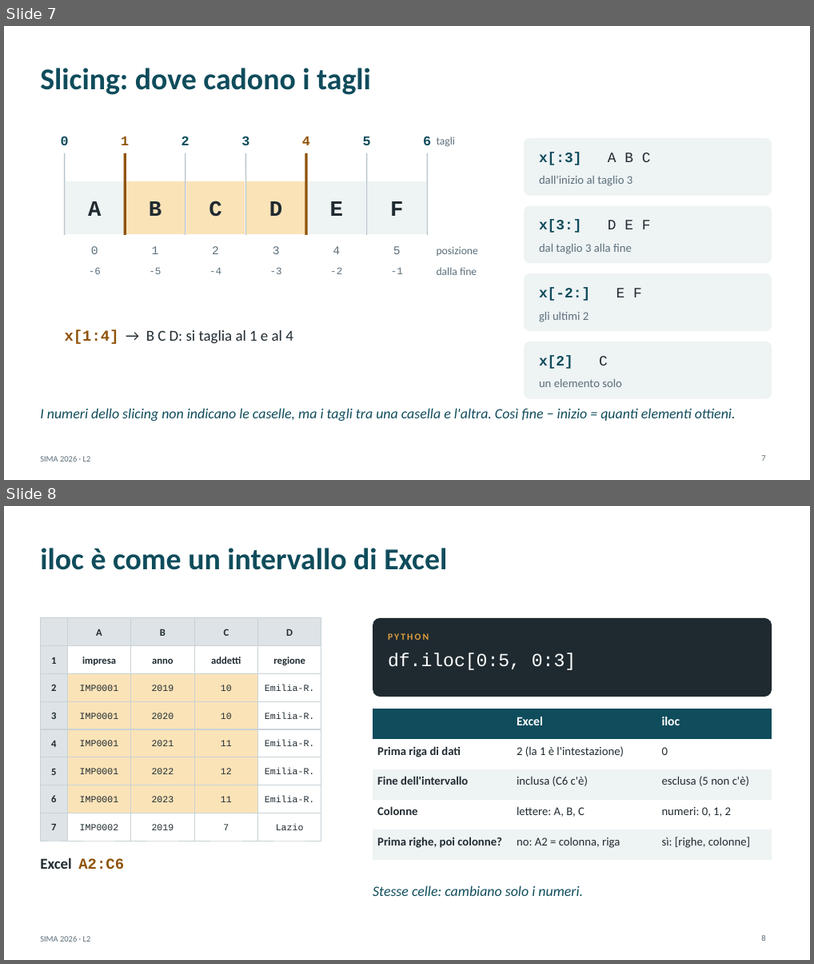
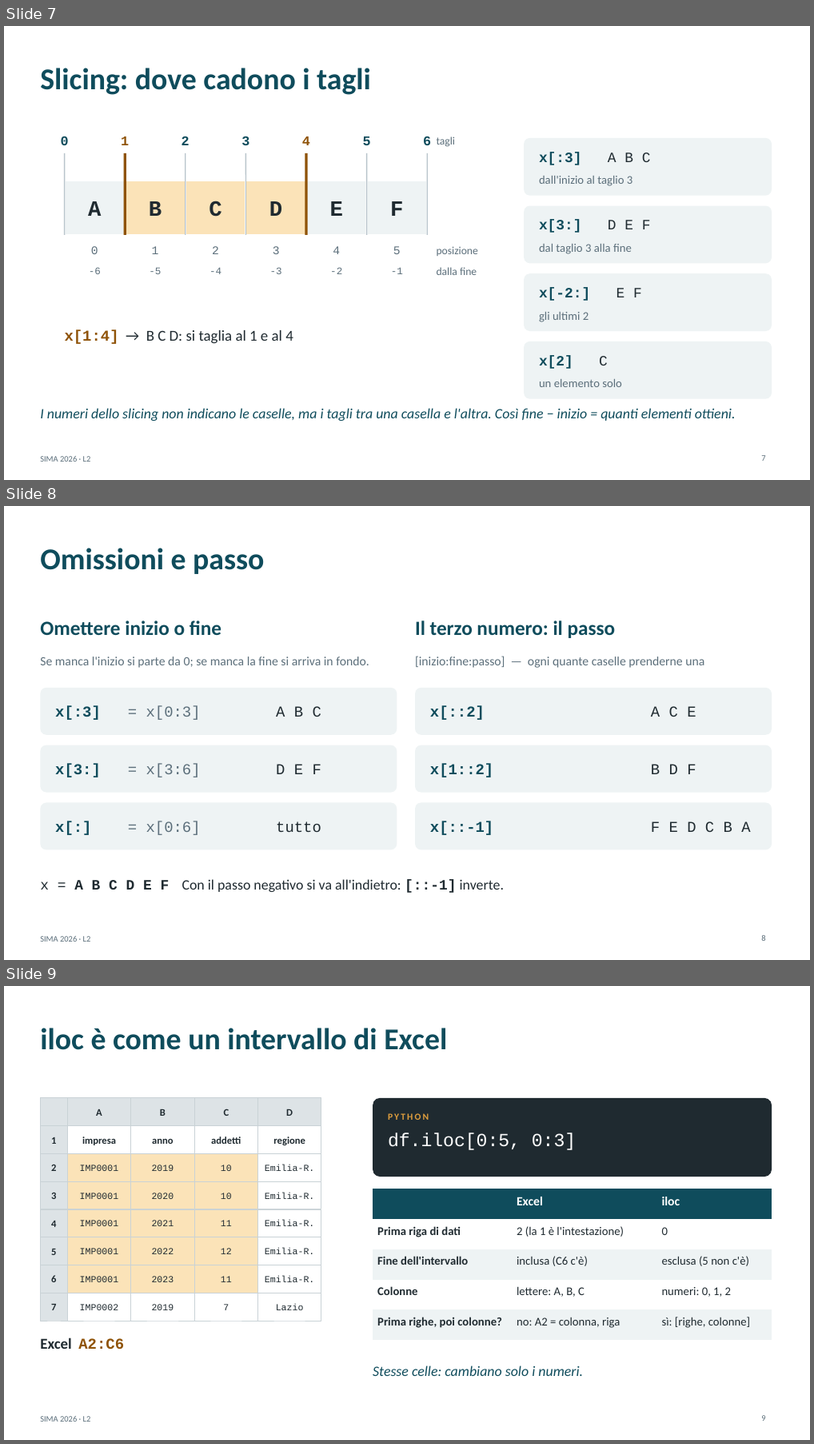
Before and after one commit to andrealorenzon/SIMA2026, a slide deck: lezioni/L02_conosci_il_dataset/slide.pptx. Shown one above the other, each under a label of ours: slides 7 and 8 before the commit, slides 7, 8 and 9 after it. The pictures are 814x964 and 814x1444 pixels, drawn with LibreOffice and Linux fonts; fonts in the diff are those of the drawing. Boxes give left, top, right and bottom in pixels: in the first picture for what was removed or moved away, otherwise in the second. Text is boxed around its words. In the diff, an @@ line names an element or a change of style, - is before the commit and + after.

```diff
--- a/lezioni/L02_conosci_il_dataset/slide.pptx
+++ b/lezioni/L02_conosci_il_dataset/slide.pptx
@@ slide 8 added at <box>4,506,810,960</box>, background #FFFFFF; not listed: 1 template element that a slide beside it also shows @@
@@ title added at <box>40,548,264,574</box>, 36 pt, text #0F4C5C, bold @@
+Omissioni e passo
@@ text added at <box>40,620,222,636</box>, 24 pt, text #0F4C5C, bold @@
+Omettere inizio o fine
@@ text added at <box>415,620,616,638</box>, 24 pt, text #0F4C5C, bold @@
+Il terzo numero: il passo
@@ text added at <box>40,656,370,668</box>, 15 pt, text #5C6F7B @@
+Se manca l'inizio si parte da 0; se manca la fine si arriva in fondo.
@@ text added at <box>415,656,705,668</box>, 15 pt, text #5C6F7B @@
+[inizio:fine:passo] — ogni quante caselle prenderne una
@@ rounded rectangle added at <box>40,688,398,735</box>, fill #EEF3F4 @@
@@ rounded rectangle added at <box>415,688,772,735</box>, fill #EEF3F4 @@
@@ text added at <box>55,706,201,720</box>, 18 pt, text #5C6F7B @@
+x[:3] = x[0:3]
@@ text added at <box>276,706,322,716</box>, 18 pt, text #1F2A30 @@
+A B C
@@ text added at <box>430,706,485,720</box>, 18 pt, text #0F4C5C, bold @@
+x[::2]
@@ text added at <box>651,706,696,716</box>, 18 pt, text #1F2A30 @@
+A C E
@@ rounded rectangle added at <box>40,745,398,792</box>, fill #EEF3F4 @@
@@ rounded rectangle added at <box>415,745,772,792</box>, fill #EEF3F4 @@
@@ text added at <box>55,764,201,777</box>, 18 pt, text #5C6F7B @@
+x[3:] = x[3:6]
@@ text added at <box>276,764,322,774</box>, 18 pt, text #1F2A30 @@
+D E F
@@ text added at <box>430,764,494,777</box>, 18 pt, text #0F4C5C, bold @@
+x[1::2]
@@ text added at <box>651,764,696,774</box>, 18 pt, text #1F2A30 @@
+B D F
@@ rounded rectangle added at <box>40,803,398,850</box>, fill #EEF3F4 @@
@@ rounded rectangle added at <box>415,803,772,850</box>, fill #EEF3F4 @@
@@ text added at <box>55,821,201,835</box>, 18 pt, text #5C6F7B @@
+x[:] = x[0:6]
@@ text added at <box>276,821,322,832</box>, 18 pt, text #1F2A30 @@
+tutto
@@ text added at <box>430,821,494,835</box>, 18 pt, text #0F4C5C, bold @@
+x[::-1]
@@ text added at <box>651,821,750,832</box>, 18 pt, text #1F2A30 @@
+F E D C B A
@@ text added at <box>40,879,504,892</box>, 17 pt, text #1F2A30 @@
+x = A B C D E F Con il passo negativo si va all'indietro: [::-1] inverte.
@@ page number added at <box>762,935,766,940</box>, 10 pt, text #5C6F7B @@
+8
@@ what was slide 8 is now slide 9 @@
```
Also in this commit, not shown: 3 other files.
